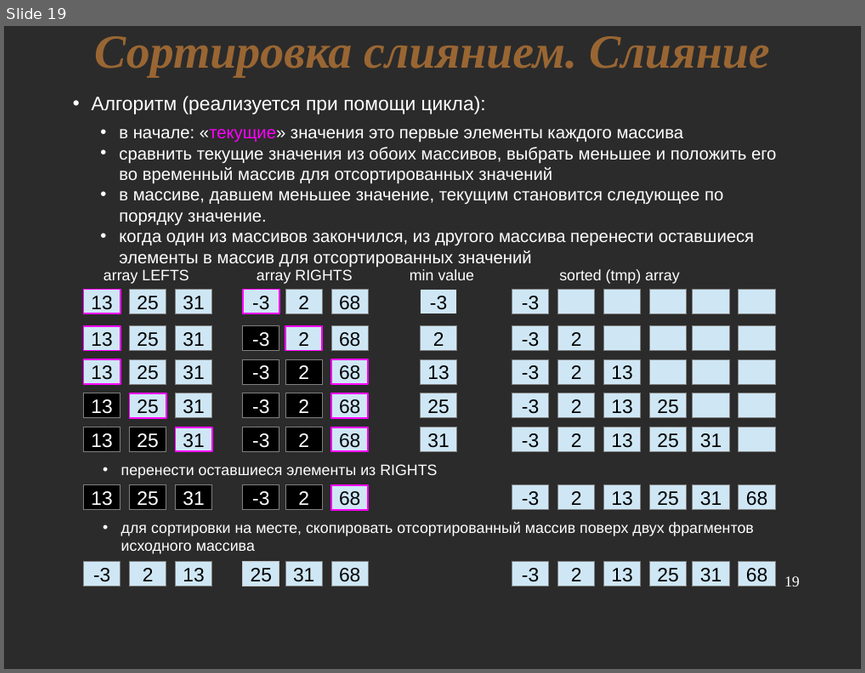
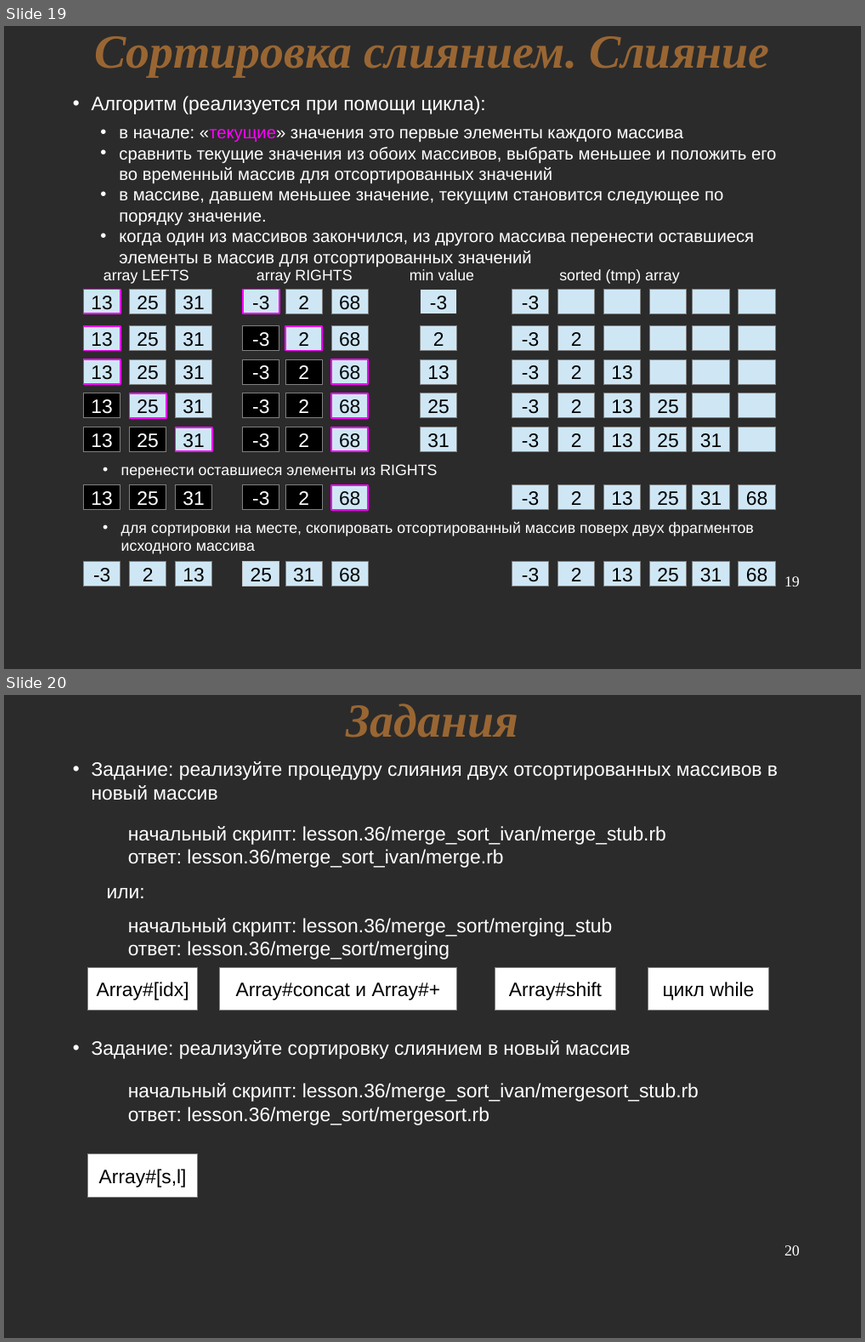
Before and after one commit to nkrot/rufsl, a slide deck: lectures/sorting.odp. Shown one above the other, each under a label of ours: slide 19 before the commit, slides 19 and 20 after it. The pictures are 865x673 and 865x1342 pixels, drawn with LibreOffice and Linux fonts; fonts in the diff are those of the drawing; background and template pictures are left out; a plain dark background stands for a picture behind light text. Boxes give left, top, right and bottom in pixels: in the first picture for what was removed or moved away, otherwise in the second. Text is boxed around its words. In the diff, an @@ line names an element or a change of style, - is before the commit and + after.

Commit message:
more tasks on merge sort

```diff
--- a/lectures/sorting.odp
+++ b/lectures/sorting.odp
@@ slide 20 added at box(4, 695, 861, 1338), background picture (left out) @@
@@ title added at box(346, 703, 518, 737), 44 pt, text #996633, bold, italic @@
+Задания
@@ text added at box(92, 761, 778, 800), 18 pt, text #FFFFFF @@
+• Задание: реализуйте процедуру слияния двух отсортированных массивов в новый массив
@@ text added at box(128, 826, 666, 868), 18 pt, text #FFFFFF @@
+начальный скрипт: lesson.36/merge_sort_ivan/merge_stub.rb
+ответ: lesson.36/merge_sort_ivan/merge.rb
@@ text added at box(107, 888, 145, 898), 18 pt, text #FFFFFF @@
+или:
@@ text added at box(128, 918, 612, 959), 18 pt, text #FFFFFF @@
+начальный скрипт: lesson.36/merge_sort/merging_stub
+ответ: lesson.36/merge_sort/merging
@@ rectangle added at box(88, 967, 199, 1009), fill #FFFFFF, outline #808080 0 pt, 18 pt, text #000000 @@
+Array#[idx]
@@ rectangle added at box(219, 967, 457, 1009), fill #FFFFFF, outline #808080 0 pt, 18 pt, text #000000 @@
+Array#concat и Array#+
@@ rectangle added at box(494, 967, 616, 1009), fill #FFFFFF, outline #808080 0 pt, 18 pt, text #000000 @@
+Array#shift
@@ rectangle added at box(647, 967, 769, 1009), fill #FFFFFF, outline #808080 0 pt, 18 pt, text #000000 @@
+цикл while
@@ text added at box(92, 1040, 630, 1059), 18 pt, text #FFFFFF @@
+• Задание: реализуйте сортировку слиянием в новый массив
@@ text added at box(128, 1083, 698, 1125), 18 pt, text #FFFFFF @@
+начальный скрипт: lesson.36/merge_sort_ivan/mergesort_stub.rb
+ответ: lesson.36/merge_sort/mergesort.rb
@@ rectangle added at box(88, 1155, 199, 1197), fill #FFFFFF, outline #808080 0 pt, 18 pt, text #000000 @@
+Array#[s,l]
@@ page number added at box(784, 1245, 800, 1255), 14 pt, text #FFFFFF @@
+20
```
Also in this commit, not shown: 1 slide changed, 2 other slides added, 5 other files.
